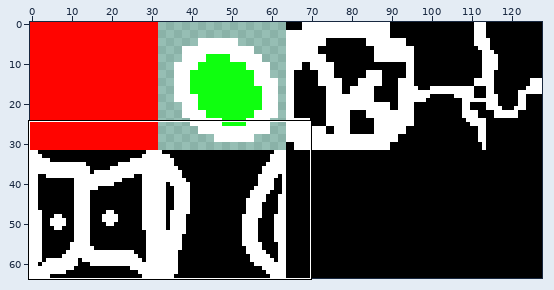
Sprite sheet: godot/texture/tileset.png. The picture above shows the old version from afar; the outline marks the close-up.
Close-up. Old version:
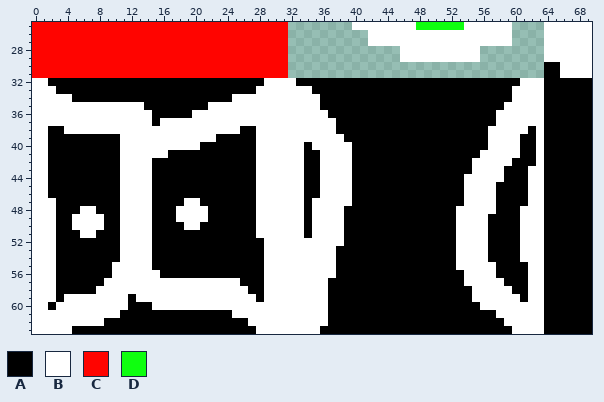
The file is 128x64 pixels. Shown: x 0..69, y 25..63.
Palette (. is transparent): A #000000  B #ffffff  C #ff0400  D #0fff0f
Pixels before (only the part around the change), first column x 0:
25 CCCCCCCCCCCCCCCCCCCCCCCCCCCCCCCC........BBBBBBBBDDDDDDBBBBBB....BBBBBB
26 CCCCCCCCCCCCCCCCCCCCCCCCCCCCCCCC..........BBBBBBBBBBBBBBBBBB....BBBBBB
27 CCCCCCCCCCCCCCCCCCCCCCCCCCCCCCCC..........BBBBBBBBBBBBBBBBBB....BBBBBB
28 CCCCCCCCCCCCCCCCCCCCCCCCCCCCCCCC..............BBBBBBBBBB........BBBBBB
29 CCCCCCCCCCCCCCCCCCCCCCCCCCCCCCCC..............BBBBBBBBBB........BBBBBB
30 CCCCCCCCCCCCCCCCCCCCCCCCCCCCCCCC................................AABBBB
31 CCCCCCCCCCCCCCCCCCCCCCCCCCCCCCCC................................AABBBB
32 BBAAAAAAAAAAAAAAAAAAAAAAAAAAABBBBAAAAAAAAAAAAAAAAAAAAAAAAAAAABBBAAAAAA
33 BBBAAAAAAAAAAAAAAAAAAAAAAAAABBBBBBBAAAAAAAAAAAAAAAAAAAAAAAAABBBBAAAAAA
34 BBBBBAAAAAAAAAAAAAAAAAAAABBBBBBBBBBBAAAAAAAAAAAAAAAAAAAAAAAABBBBAAAAAA
35 BBBBBBBBBBBBBBAAAAAAAABBBBBBBBBBBBBBAAAAAAAAAAAAAAAAAAAAAAABBBBBAAAAAA
36 BBBBBBBBBBBBBBBAAAAABBBBBBBBBBBBBBBBBAAAAAAAAAAAAAAAAAAAAABBBBBBAAAAAA
37 BBBBBBBBBBBBBBBABBBBBBBBBBBBBBBBBBBBBBAAAAAAAAAAAAAAAAAAAABBBBBBAAAAAA
38 BBAABBBBBBBBBBBBBBBBBBBBBBAABBBBBBBBBBAAAAAAAAAAAAAAAAAAABBBBBABAAAAAA
39 BBAAAAAAAAABBBBBBBBBBBBAAAAABBBBBBBBBBBAAAAAAAAAAAAAAAAAABBBBAABAAAAAA
40 BBAAAAAAAAABBBBBBBBBBAAAAAAABBBBBBABBBBBAAAAAAAAAAAAAAAAABBBBAABAAAAAA
41 BBAAAAAAAAABBBBBBAAAAAAAAAAABBBBBBAABBBBAAAAAAAAAAAAAAAABBBBBAABAAAAAA
42 BBAAAAAAAAABBBBAAAAAAAAAAAAABBBBBBAABBBBAAAAAAAAAAAAAAABBBBBAAABAAAAAA
43 BBAAAAAAAAABBBBAAAAAAAAAAAAABBBBBBAABBBBAAAAAAAAAAAAAAABBBBAAABBAAAAAA
44 BBAAAAAAAAABBBBAAAAAAAAAAAAABBBBBBAABBBBAAAAAAAAAAAAAABBBBBAAABBAAAAAA
45 BBAAAAAAAAABBBBAAAAAAAAAAAAABBBBBBAABBBBAAAAAAAAAAAAAABBBBAAAABBAAAAAA
46 BBAAAAAAAAABBBBAAAAAAAAAAAAABBBBBBAABBBBAAAAAAAAAAAAAABBBBAAAABBAAAAAA
47 BBBAAAAAAAABBBBAAAABBAAAAAAABBBBBBABBBBBAAAAAAAAAAAAAABBBBAAAABBAAAAAA
48 BBBAAABBAAABBBBAAABBBBAAAAAABBBBBBABBBBAAAAAAAAAAAAAABBBBBAAABBBAAAAAA
49 BBBAABBBBAABBBBAAABBBBAAAAAABBBBBBABBBBAAAAAAAAAAAAAABBBBAAAABBBAAAAAA
50 BBBAABBBBAABBBBAAAABBAAAAAAABBBBBBABBBBAAAAAAAAAAAAAABBBBAAAABBBAAAAAA
51 BBBAAABBAAABBBBAAAAAAAAAAAAABBBBBBABBBBAAAAAAAAAAAAAABBBBAAAABBBAAAAAA
52 BBBAAAAAAAABBBBAAAAAAAAAAAAAABBBBBBBBBBAAAAAAAAAAAAAABBBBAAAABBBAAAAAA
53 BBBAAAAAAAABBBBAAAAAAAAAAAAAABBBBBBBBBAAAAAAAAAAAAAAABBBBAAAABBBAAAAAA
54 BBBAAAAAAAABBBBAAAAAAAAAAAAAABBBBBBBBBAAAAAAAAAAAAAAABBBBAAAABBBAAAAAA
55 BBBAAAAAAABBBBBAAAAAAAAAAAAAABBBBBBBBBAAAAAAAAAAAAAAABBBBBAAAABBAAAAAA
56 BBBAAAAAAABBBBBBAAAAAAAAAAAAABBBBBBBBBAAAAAAAAAAAAAAAABBBBAAAABBAAAAAA
57 BBBAAAAAABBBBBBBBBBBBBBBBBAAABBBBBBBBAAAAAAAAAAAAAAAAABBBBBAAABBAAAAAA
58 BBBAAAAABBBBBBBBBBBBBBBBBBBAABBBBBBBBAAAAAAAAAAAAAAAAAABBBBBAABBAAAAAA
59 BBBABBBBBBBBABBBBBBBBBBBBBBBABBBBBBBBAAAAAAAAAAAAAAAAAABBBBBBABBAAAAAA
60 BBABBBBBBBBBAAABBBBBBBBBBBBBBBBBBBBBBAAAAAAAAAAAAAAAAAAABBBBBBBBAAAAAA
61 BBBBBBBBBBBAAAAAAAAAAAAAABBBBBBBBBBBBAAAAAAAAAAAAAAAAAAAAABBBBBBAAAAAA
62 BBBBBBBBBAAAAAAAAAAAAAAAAAABBBBBBBBBBAAAAAAAAAAAAAAAAAAAAAABBBBBAAAAAA
63 BBBBBAAAAAAAAAAAAAAAAAAAAAAABBBBBBBBAAAAAAAAAAAAAAAAAAAAAAAABBBBAAAAAA
The same view after the edit:
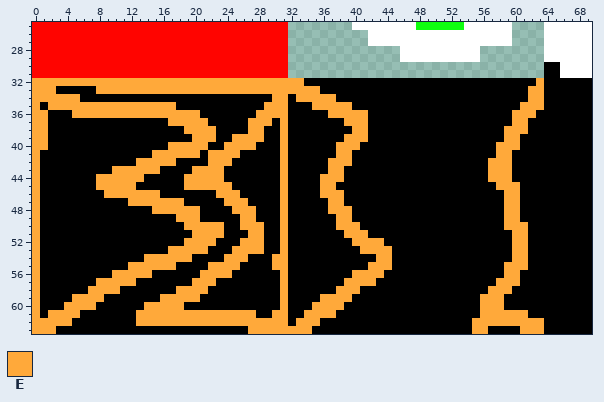
Colours new in this view: E #ffa93a
Diff:
Changed rows in their new state; - is an unchanged pixel.
first column x 0:
32 EEEEEEEEEEEEEEEEEEEEEEEEEEEEEEEEEE---------------------------AAE
33 EEE-----EEEEEEEEEEEEEEEEEEEEEEEEEEEE------------------------AAEE
34 EEEEEE-------------------AAAAAEEAEEEEE----------------------AAEE
35 EAEEEEEEEEEEEEEEEE----AAAAAAAEEEAAAEEEEE-------------------AAEEE
36 EEAAAEEEEEEEEEEEEEEEEAAAAAAAEEEEAAAAAEEEEE----------------AAEEEA
37 EEAAAAAAAAAAAAA-AEEEEEAAAAAEEEAEAAAAAA-EEE----------------AAEEAA
38 EE--AAAAAAAAAAAAAAAEEEEAAA-EEAAEAAAAAA--EE---------------AAEEE-A
39 EE---------AAAAAAAAAEEE--EEEEAAEAAAAAAAEEE---------------AAEE--A
40 EE---------AAAAAAEEEEE--EEEEAAAEAA-AAAEEE----------------AEEE--A
41 EA---------AAAAEEEEEE-EEEE--AAAEAA--AAEE----------------AAEEA--A
42 EA---------AAEEEEE----EEE---AAAEAA--AEEE---------------AAEEE---A
43 EA--------EEEEEE----EEEE----AAAEAA--AEEA---------------AAEEE--AA
44 EA------EEEEEEA----EEEEE----AAAEAA--EEEA--------------AAAEEE--AA
45 EA------EEEEEAA----EEEEEE---AAAEAA--EEAA--------------AAAAEEE-AA
46 EA-------EEEEEEE-------EEE--AAAEAA--EEEA--------------AAAA-EE-AA
47 EAA--------AEEEEEEEAA---EEE-AAAEAA-AAEEA--------------AAAA-EE-AA
48 EAA---AA---AAAAEEEEEEA---EEEAAAEAA-AAEEE-------------AAAAA-EEAAA
49 EAA--AAAA--AAAA---EEEA----EEAAAEAA-AAAEE-------------AAAA--EEAAA
50 EAA--AAAA--AAAA----EEEEE--EEEAAEAA-AAAEEE------------AAAA--EEEAA
51 EAA---AA---AAAA-----EEEE---EEAAEAA-AAAAEEE-----------AAAA---EEAA
52 EAA--------AAAA----EEEE---EEEAAEAAAAAAA-EEEE---------AAAA---EEAA
53 EAA--------AAAA--EEEEE---EEEEAAEAAAAAA---EEEE--------AAAA---EEAA
54 EAA--------AAAEEEEEE----EEE--AEEAAAAAA-----EE--------AAAA---EEAA
55 EAA-------AAEEEEEE----EEEE---AEEAAAAAA----EEE--------AAAAA-EEEAA
56 EAA-------EEEEEA-----EEEE----AAEAAAAAA--EEEE----------AAAA-EE-AA
57 EAA-----EEEEEAAAAAAAEEEAAA---AAEAAAAA--EEEE-----------AAAAEEE-AA
58 EAA----EEEEAAAAAAAEEEEAAAAA--AAEAAAAA-EEE--------------AAEEE--AA
59 EAA-AEEEEAAA-AAAEEEEEAAAAAAA-AAEAAAAEEEE---------------AEEEAA-AA
60 EA-AEEEEAAAA--EEEEEAAAAAAAAAAAAEAAAEEEE-----------------EEEAAAAA
61 EAEEEEAAAAA--EEEEEEEEEEEEEEEAAEEAAEEEE------------------EEEEEEAA
62 EEEEEAAAA----EEEEEEEEEEEEEEEEEEEAEEEA------------------EEEEEEEEE
63 EEEAA----------------------EEEEEEEEA-------------------EE---AEEE
